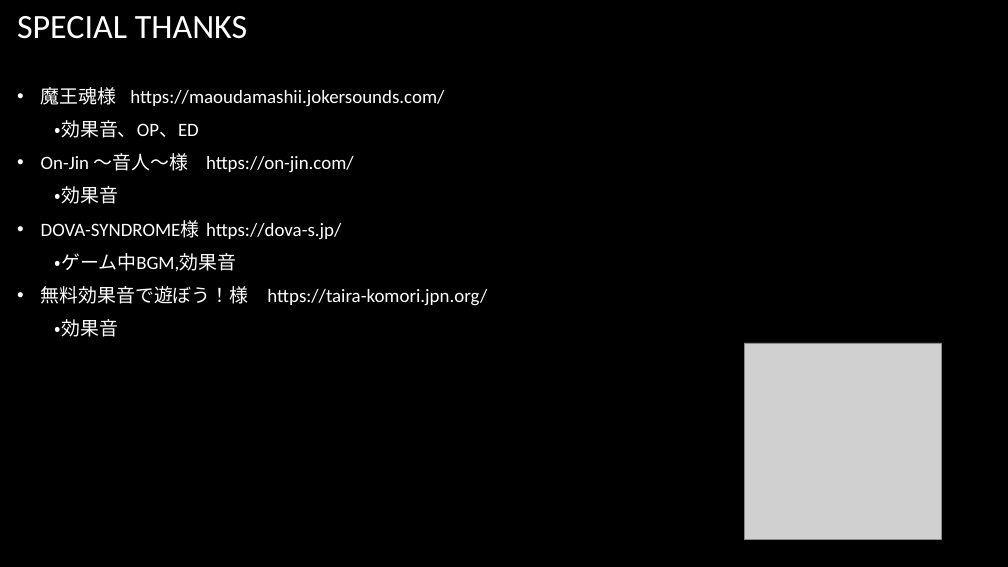
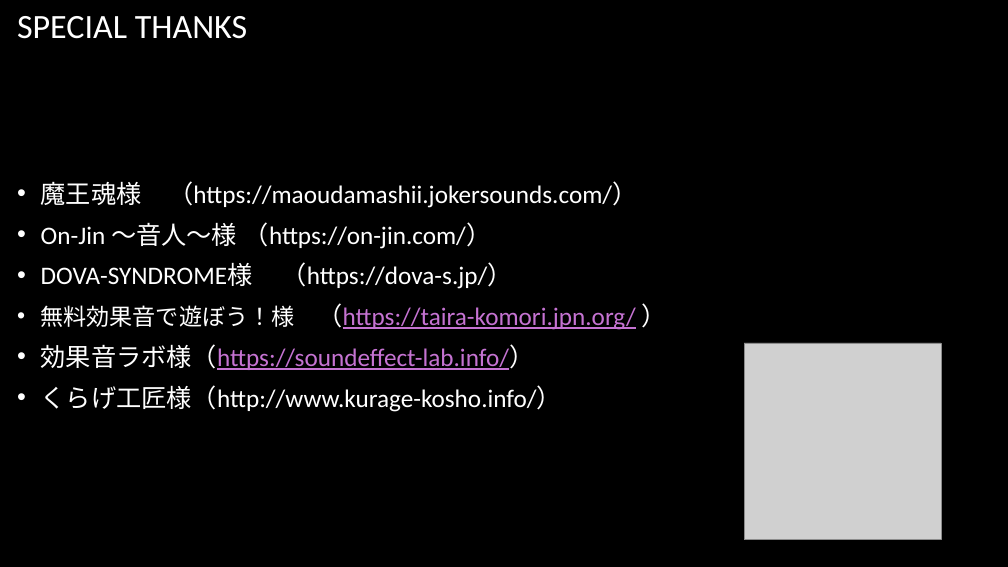
Before and after one commit to team20190422/GroupProject, a slide deck: slide 7 of SWING-BY.pptx (slide 8 before the commit). Drawn at 1008x567 pixels with LibreOffice and Linux fonts; fonts in the diff are those of the drawing; grey boxes stand for pictures; background and template pictures are left out. Boxes give left, top, right and bottom in pixels: in the first picture for what was removed or moved away, otherwise in the second. Text is boxed around its words. In the diff, an @@ line names an element or a change of style, - is before the commit and + after.

```diff
--- a/SWING-BY.pptx
+++ b/SWING-BY.pptx
@@ text at (x1=41, y1=181, x2=637, y2=412): text changed; size 18 to 24 pt @@
-• 魔王魂様 https://maoudamashii.jokersounds.com/
-・効果音、OP、ED
-• On-Jin ～音人～様 https://on-jin.com/
-・効果音
-• DOVA-SYNDROME様 https://dova-s.jp/
-・ゲーム中BGM,効果音
-• 無料効果音で遊ぼう！様 https://taira-komori.jpn.org/
-・効果音
+• 魔王魂様 （https://maoudamashii.jokersounds.com/）
+• On-Jin ～音人～様 （https://on-jin.com/）
+• DOVA-SYNDROME様 （https://dova-s.jp/）
+• 無料効果音で遊ぼう！様 （https://taira-komori.jpn.org/ ）
+• 効果音ラボ様（https://soundeffect-lab.info/）
+• くらげ工匠様（http://www.kurage-kosho.info/）
```
Also in this commit, not shown: 4 other slides changed, 3 slides added, 3 slides removed.
